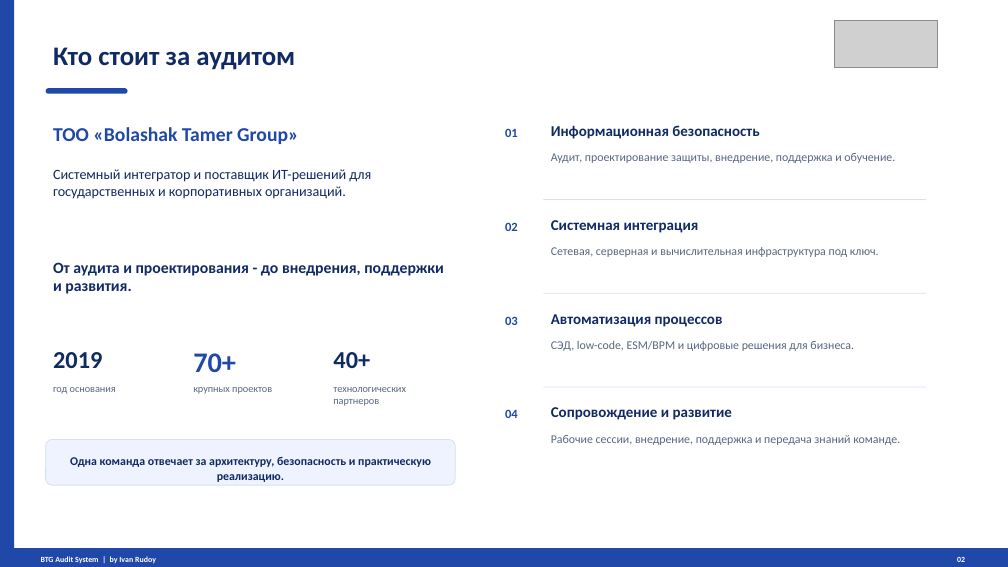
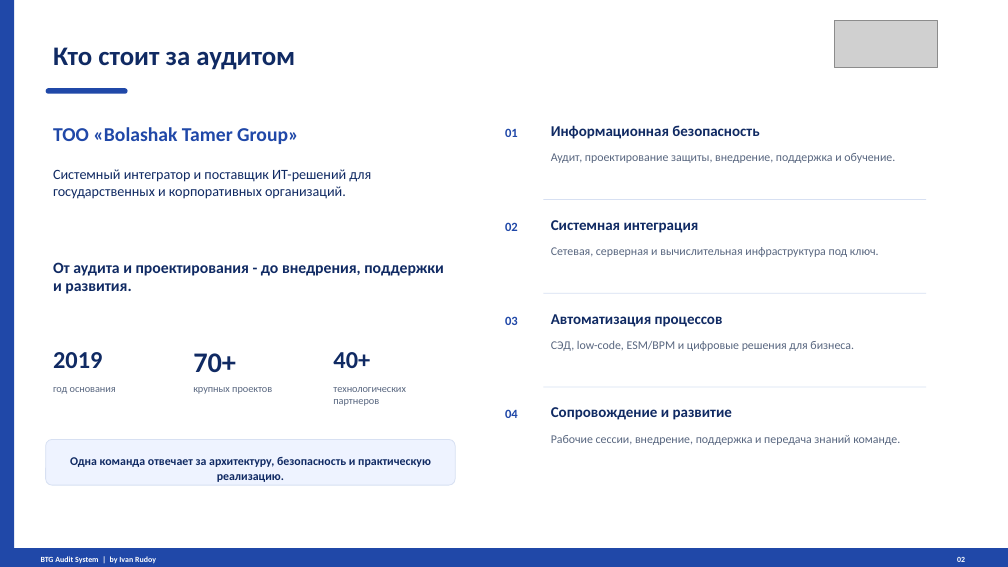
Before and after one commit to irudoy1982/Test, a slide deck: slide 2 of static/audit_presentation_btg.pptx. Drawn at 1008x567 pixels with LibreOffice and Linux fonts; fonts in the diff are those of the drawing; grey boxes stand for pictures. Boxes give left, top, right and bottom in pixels: in the first picture for what was removed or moved away, otherwise in the second. Text is boxed around its words. In the diff, an @@ line names an element or a change of style, - is before the commit and + after.

```diff
--- a/static/audit_presentation_btg.pptx
+++ b/static/audit_presentation_btg.pptx
@@ text "70+" at box(193, 353, 236, 372): text colour #2048A8 to #102A63 @@
```
Also in this commit, not shown: 6 other files.
